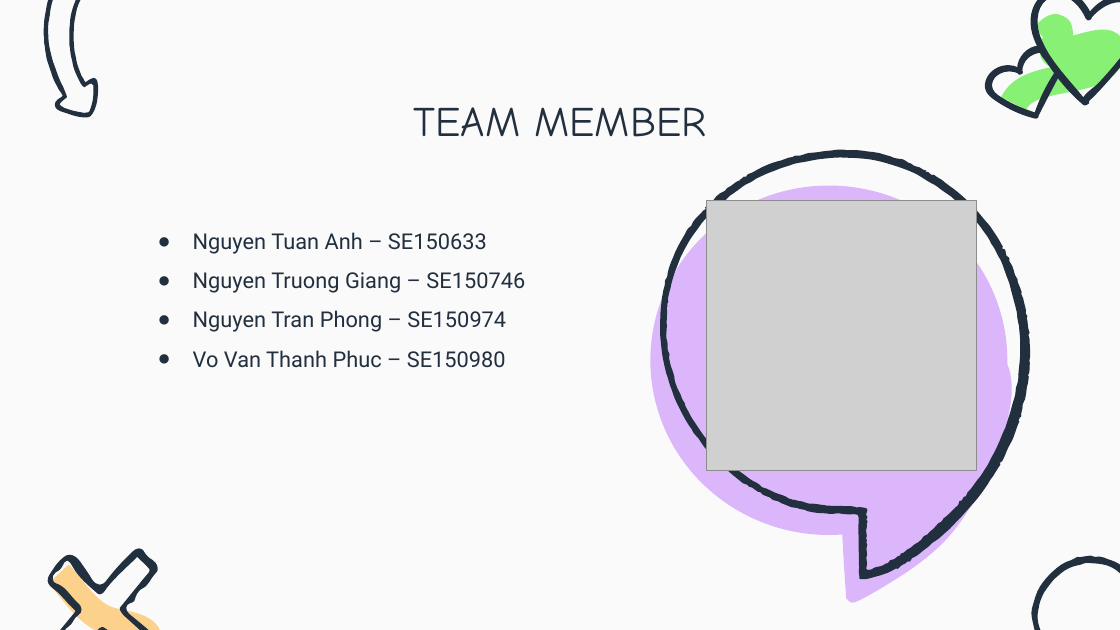
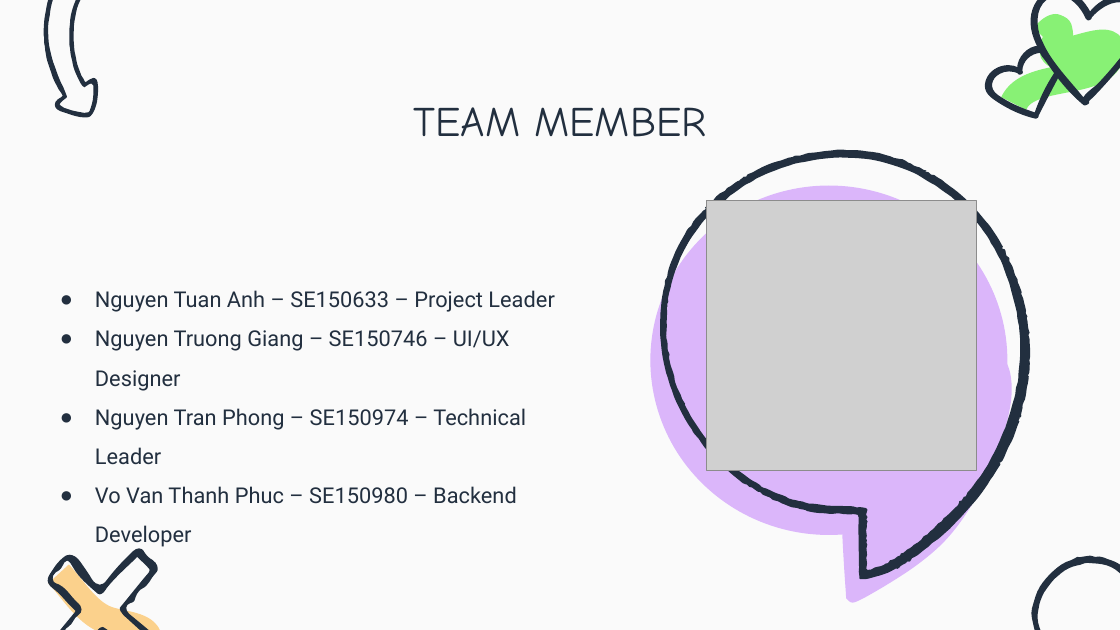
Before and after one commit to ntrphongse/PhongNT-FPTU-Learning-Resources, a slide deck: slide 2 of 2021_Semester5_SUMMER/SWP391/HappyProgrammingProject/HappyProgramming_Presentation.pptx. Drawn at 1120x630 pixels with LibreOffice and Linux fonts; fonts in the diff are those of the drawing; grey boxes stand for pictures. Boxes give left, top, right and bottom in pixels: in the first picture for what was removed or moved away, otherwise in the second. Text is boxed around its words. In the diff, an @@ line names an element or a change of style, - is before the commit and + after.

Commit message:
Update PRN

```diff
--- a/2021_Semester5_SUMMER/SWP391/HappyProgrammingProject/HappyProgramming_Presentation.pptx
+++ b/2021_Semester5_SUMMER/SWP391/HappyProgrammingProject/HappyProgramming_Presentation.pptx
@@ text at (95,290,554,549): text changed @@
-● Nguyen Tuan Anh – SE150633
-● Nguyen Truong Giang – SE150746
-● Nguyen Tran Phong – SE150974
-● Vo Van Thanh Phuc – SE150980
+● Nguyen Tuan Anh – SE150633 – Project Leader
+● Nguyen Truong Giang – SE150746 – UI/UX Designer
+● Nguyen Tran Phong – SE150974 – Technical Leader
+● Vo Van Thanh Phuc – SE150980 – Backend Developer
```
Also in this commit, not shown: 1 other slide changed, 3 slides added.
